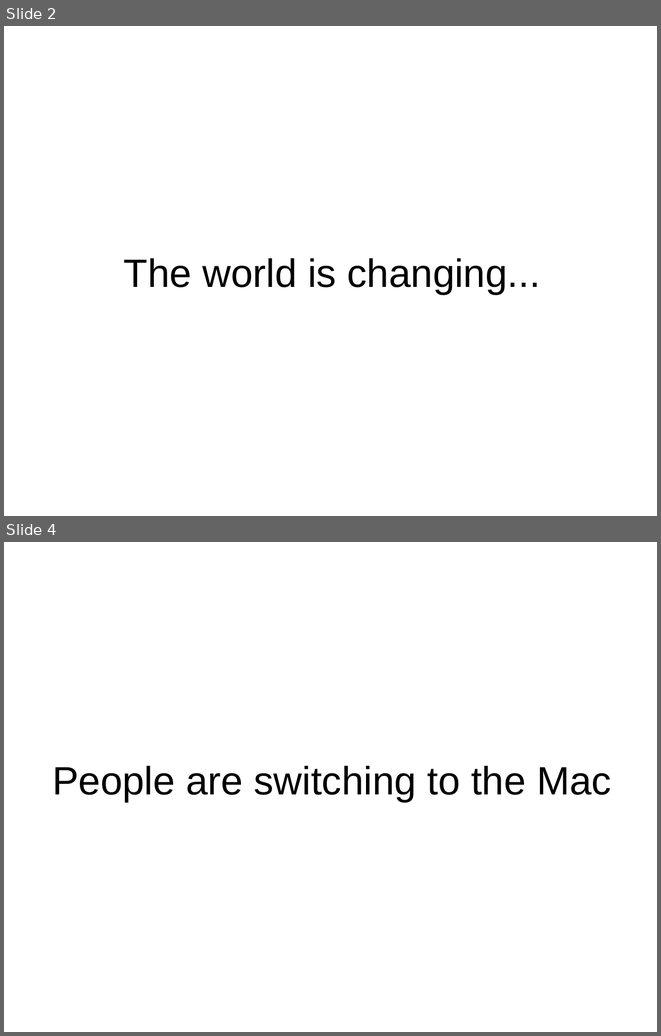
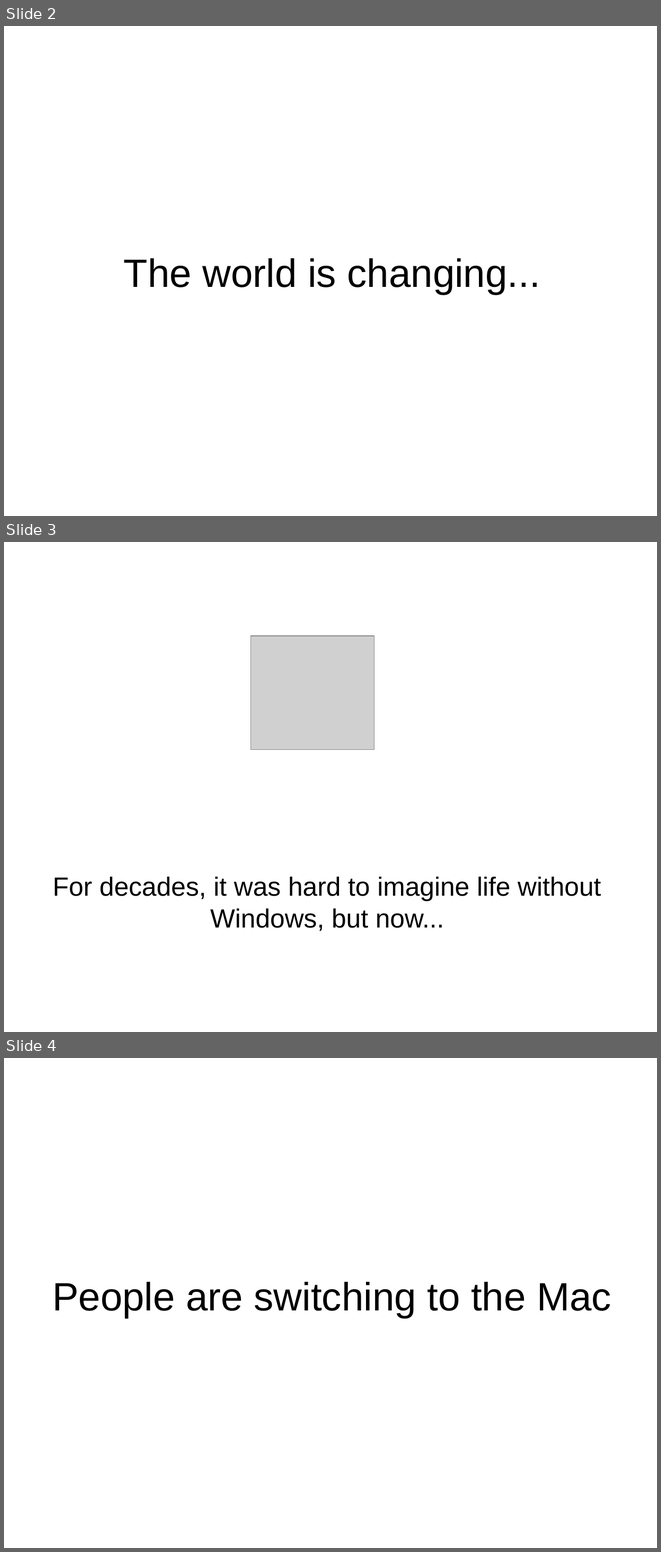
Before and after one commit to imaemo/winezeug, a slide deck: cebit2009/talk.odp. Shown one above the other, each under a label of ours: slides 2 and 4 before the commit, slides 2, 3 and 4 after it; the slides between them are not shown. The pictures are 661x1036 and 661x1552 pixels, drawn with LibreOffice and Linux fonts; fonts in the diff are those of the drawing; grey boxes stand for pictures. Boxes give left, top, right and bottom in pixels: in the first picture for what was removed or moved away, otherwise in the second. Text is boxed around its words. In the diff, an @@ line names an element or a change of style, - is before the commit and + after.

```diff
--- a/cebit2009/talk.odp
+++ b/cebit2009/talk.odp
@@ slide 3 added at (4,542,657,1032), background #FFFFFF @@
@@ picture added at (251,636,374,749) @@
@@ title added at (53,876,601,931), 32 pt, text #000000 @@
+For decades, it was hard to imagine life without Windows, but now...
```
Also in this commit, not shown: 4 slides changed, 1 other slide added, 1 slide removed, 3 other files.
